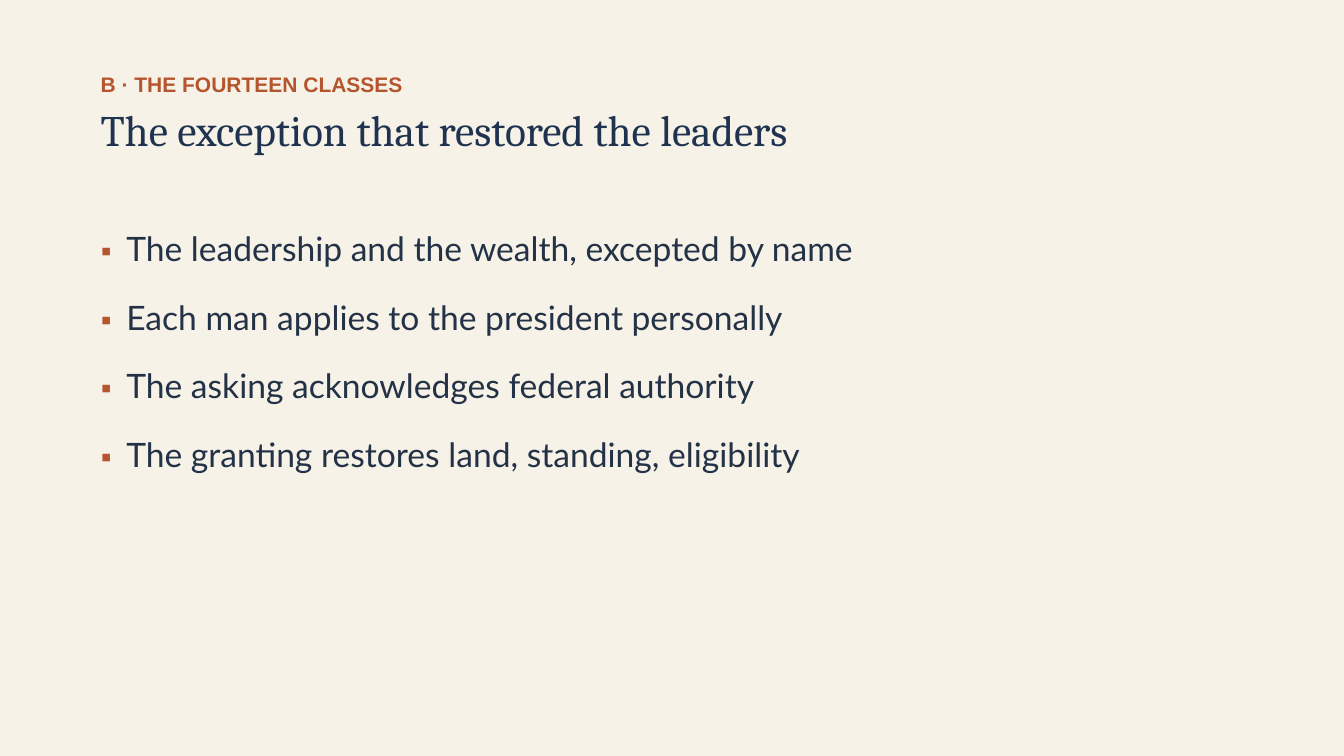
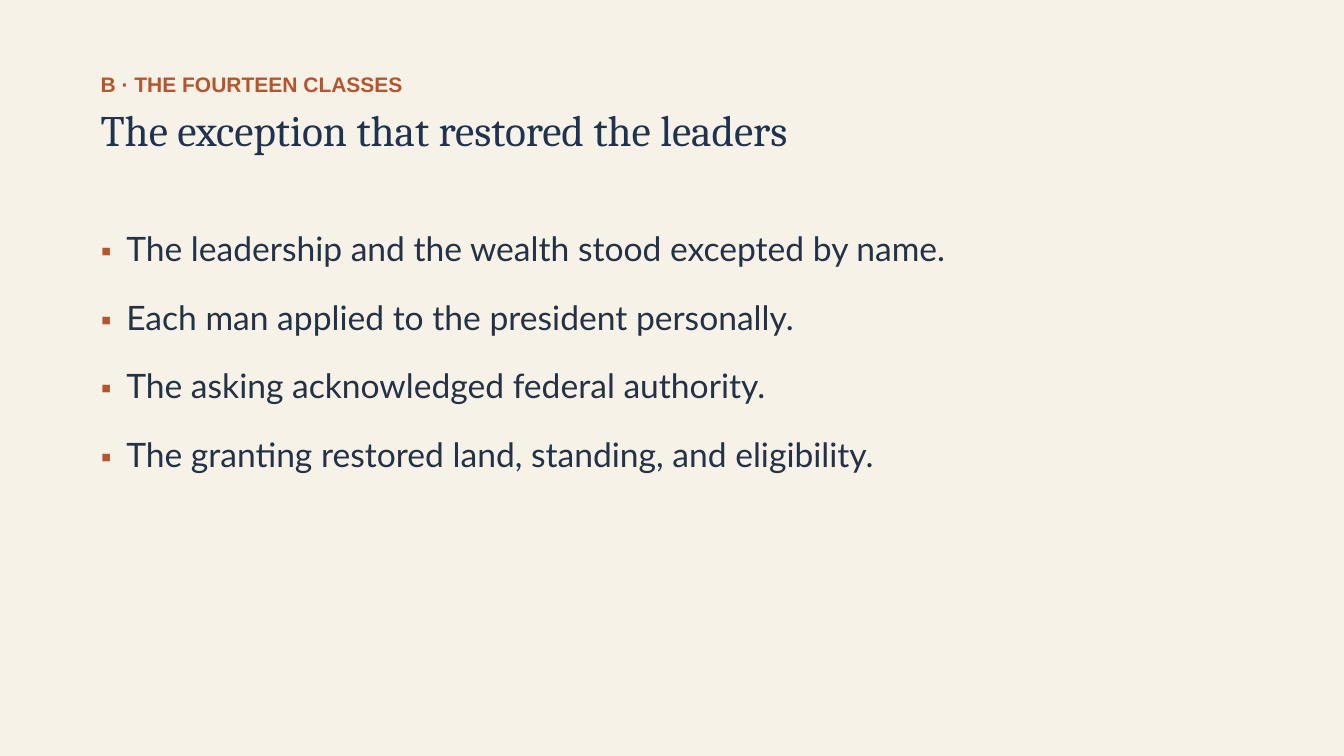
Before and after one commit to ab17gthb/humanities-curriculum-group, a slide deck: slide 9 of reconstruction/lesson-01/lesson-01-slides.pptx. Drawn at 1344x756 pixels with LibreOffice and Linux fonts; fonts in the diff are those of the drawing. Boxes give left, top, right and bottom in pixels: in the first picture for what was removed or moved away, otherwise in the second. Text is boxed around its words. In the diff, an @@ line names an element or a change of style, - is before the commit and + after.

```diff
--- a/reconstruction/lesson-01/lesson-01-slides.pptx
+++ b/reconstruction/lesson-01/lesson-01-slides.pptx
@@ text at [126,236,945,473]: text changed @@
-▪ The leadership and the wealth, excepted by name
-▪ Each man applies to the president personally
-▪ The asking acknowledges federal authority
-▪ The granting restores land, standing, eligibility
+▪ The leadership and the wealth stood excepted by name.
+▪ Each man applied to the president personally.
+▪ The asking acknowledged federal authority.
+▪ The granting restored land, standing, and eligibility.
```
Also in this commit, not shown: 9 other slides changed, 6 other files.
